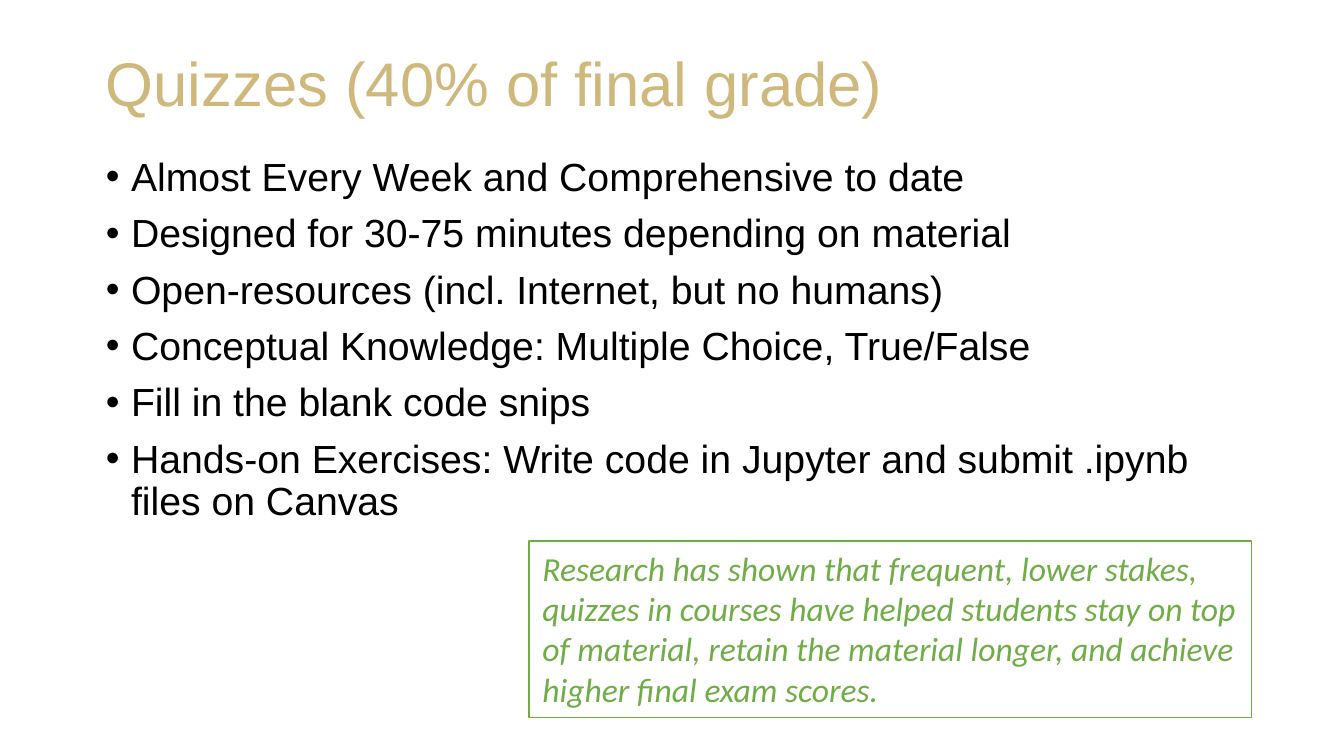
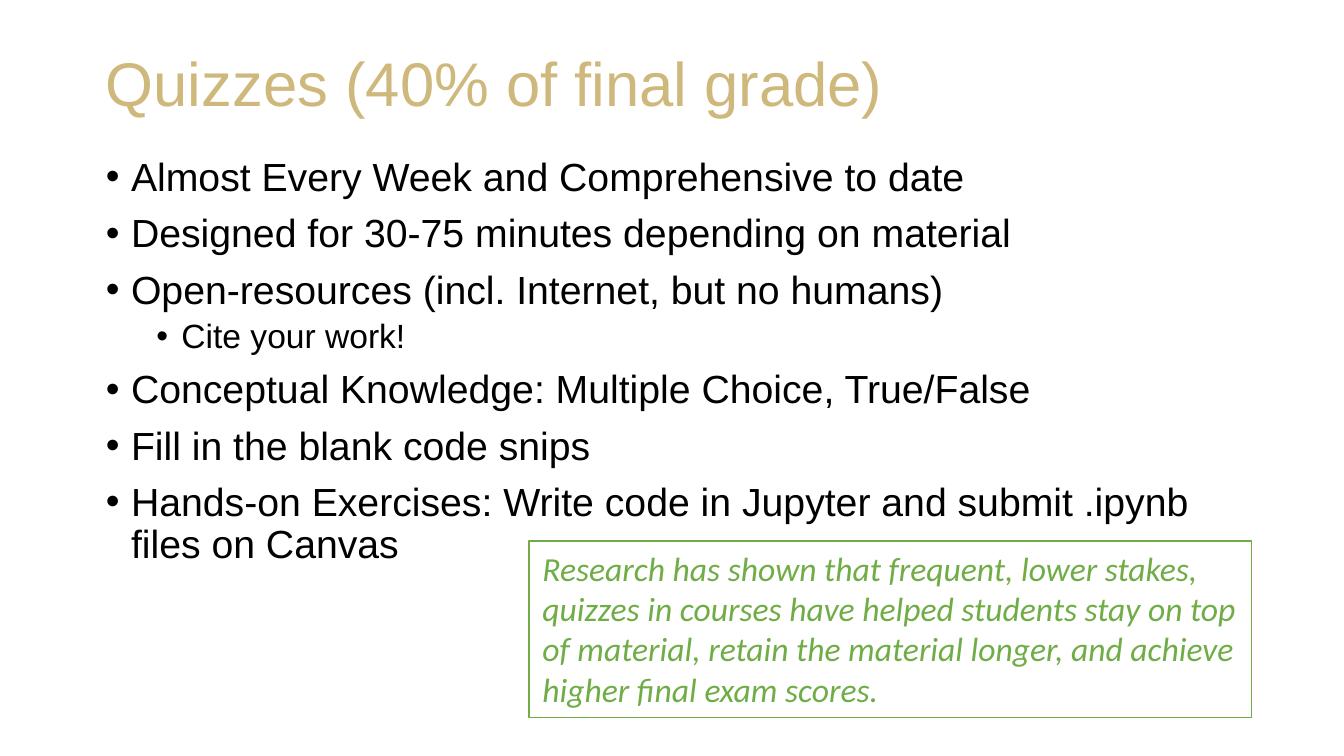
Before and after one commit to staylorx/cu-leeds-baim3220, a slide deck: slide 8 of Week 1/BAIM 3220_ Introductions and Course Expectations.pptx. Drawn at 1344x756 pixels with LibreOffice and Linux fonts; fonts in the diff are those of the drawing; background and template pictures are left out. Boxes give left, top, right and bottom in pixels: in the first picture for what was removed or moved away, otherwise in the second. Text is boxed around its words. In the diff, an @@ line names an element or a change of style, - is before the commit and + after.

```diff
--- a/Week 1/BAIM 3220_ Introductions and Course Expectations.pptx
+++ b/Week 1/BAIM 3220_ Introductions and Course Expectations.pptx
@@ text at [181, 323, 405, 354]: paragraph added @@
+  • Cite your work!
```
Also in this commit, not shown: 6 other slides changed, 1 other file.
